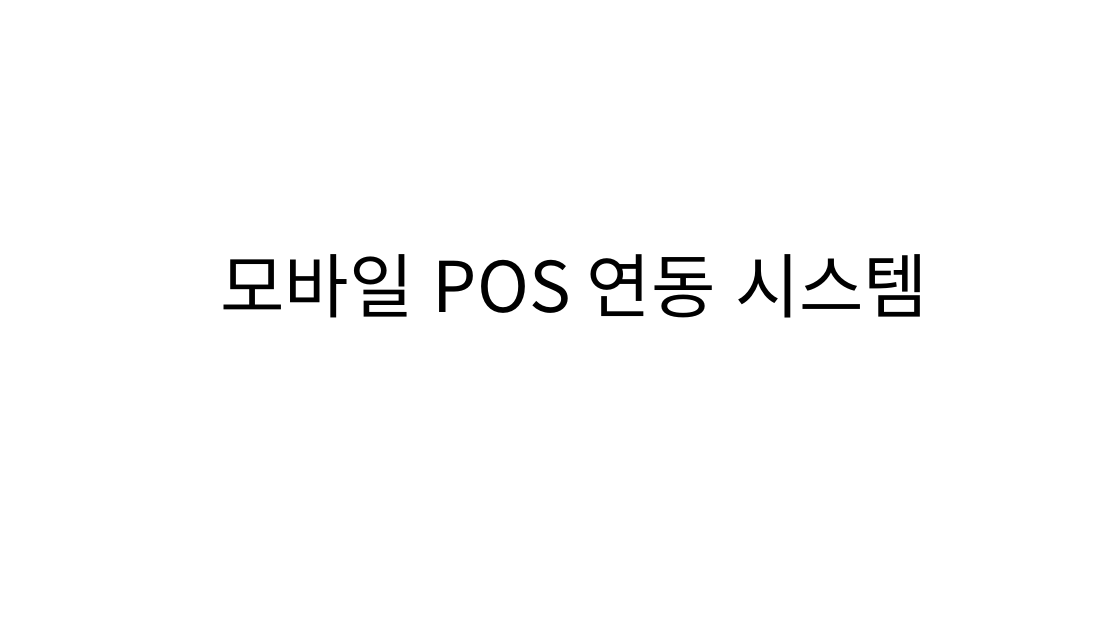
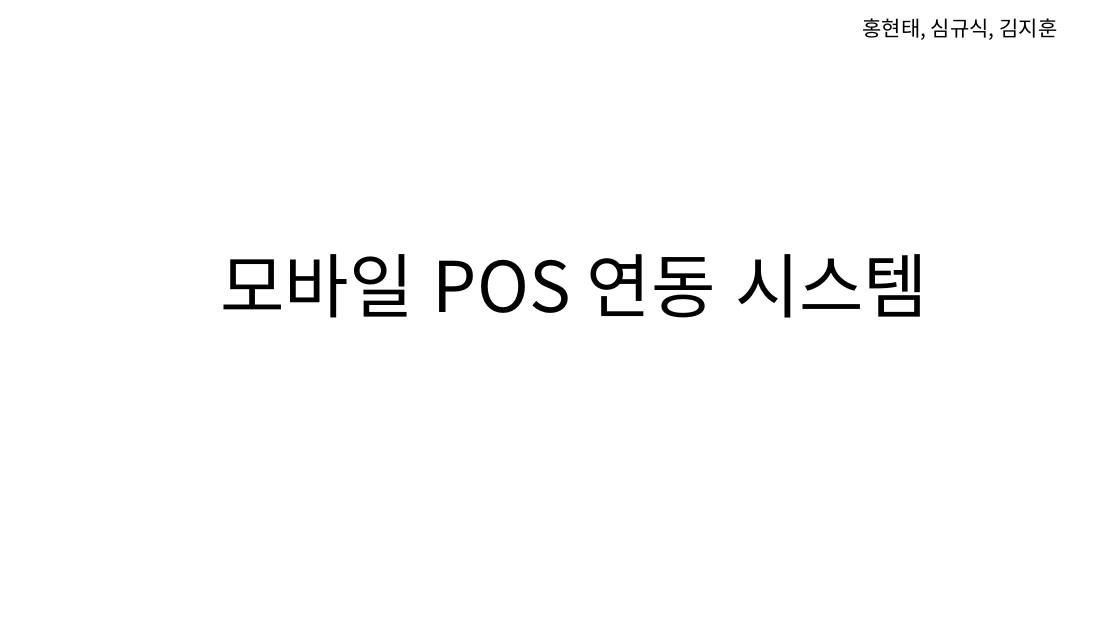
Before and after one commit to dss156/2019_3_2_UML_PBL, a slide deck: slide 1 of 발표자료.pptx. Drawn at 1120x630 pixels with LibreOffice and Linux fonts; fonts in the diff are those of the drawing. Boxes give left, top, right and bottom in pixels: in the first picture for what was removed or moved away, otherwise in the second. Text is boxed around its words. In the diff, an @@ line names an element or a change of style, - is before the commit and + after.

```diff
--- a/발표자료.pptx
+++ b/발표자료.pptx
@@ text added at box(862, 18, 1057, 40), 18 pt, text #000000 @@
+홍현태, 심규식, 김지훈
```
Also in this commit, not shown: 1 slide added.
